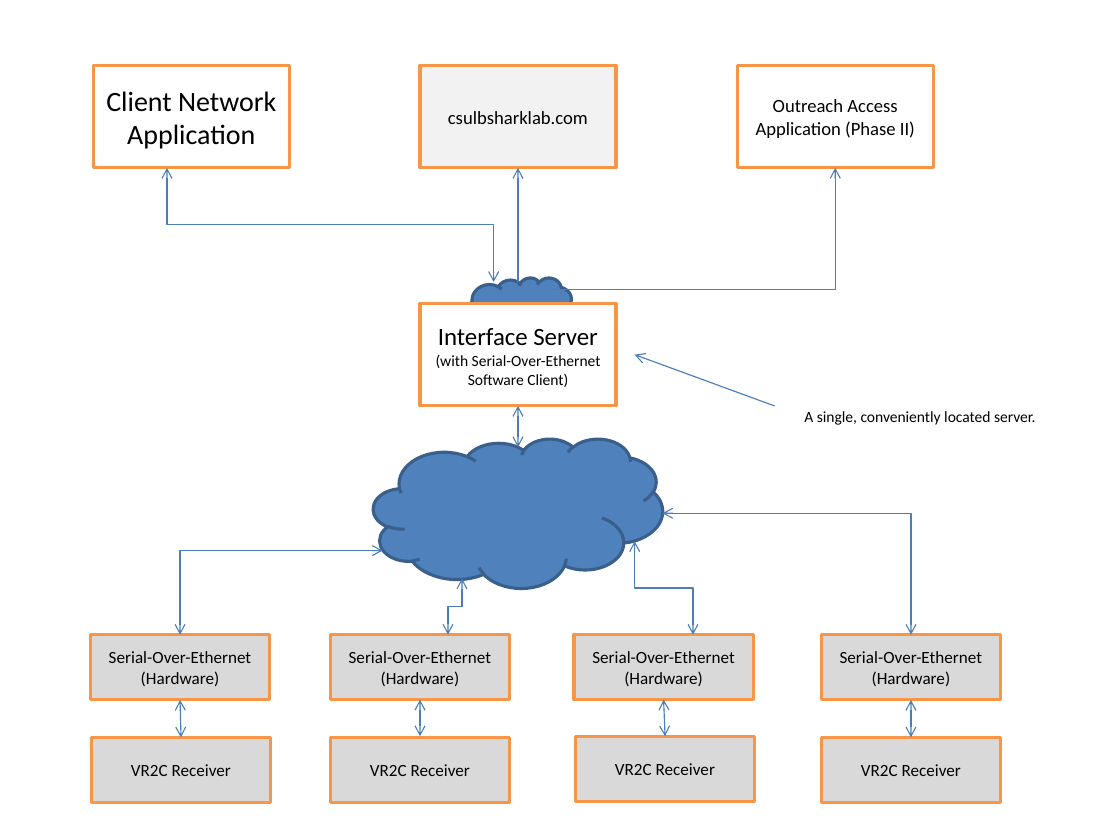
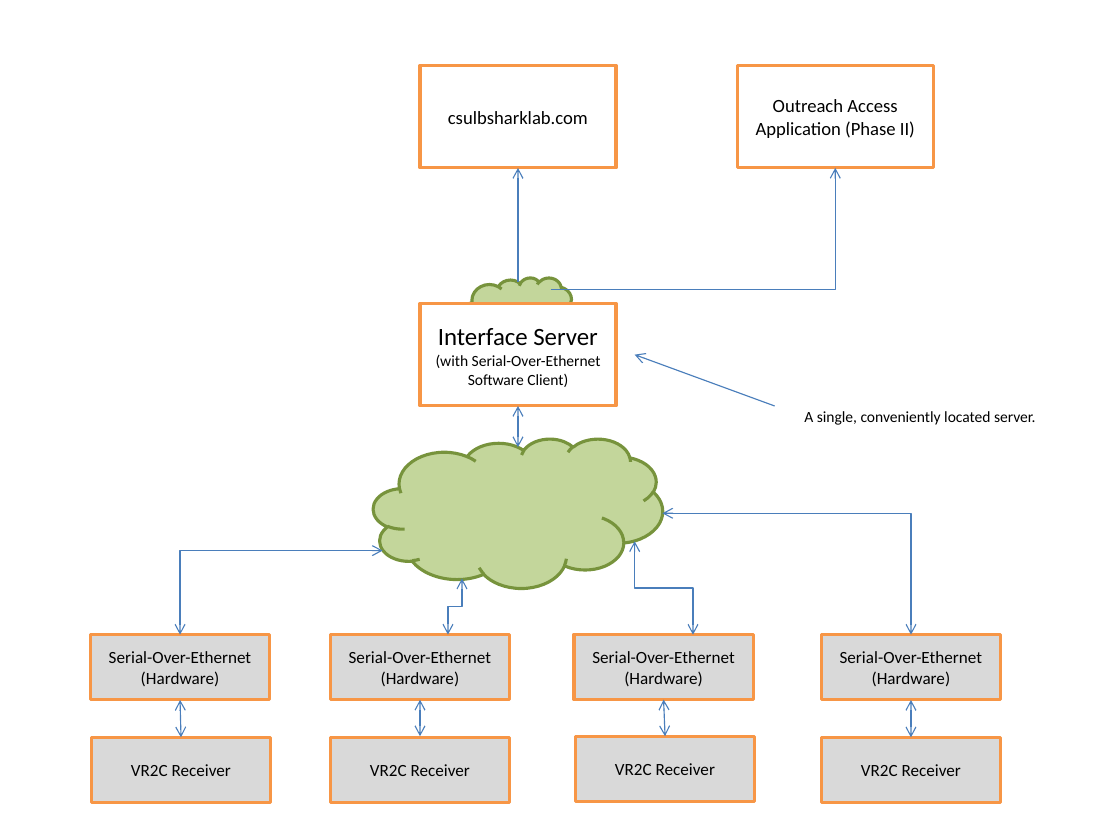
Before and after one commit to MPagel/VEMCO_App, a slide deck: slide 1 of docs/OverviewDiagram-20120925-1.pptx. Drawn at 1120x840 pixels with LibreOffice and Linux fonts; fonts in the diff are those of the drawing. Boxes give left, top, right and bottom in pixels: in the first picture for what was removed or moved away, otherwise in the second. Text is boxed around its words. In the diff, an @@ line names an element or a change of style, - is before the commit and + after.

```diff
--- a/docs/OverviewDiagram-20120925-1.pptx
+++ b/docs/OverviewDiagram-20120925-1.pptx
@@ rectangle removed at [93,65,289,168] @@
-Client Network Application
@@ elbow double arrow removed from (167, 168) to (494, 282) @@
@@ cloud at [461,278,573,353]: fill #4F81BD to #C3D69B; outline #3A5F8C 2 pt to #77933C 2 pt @@
@@ cloud at [373,439,662,588]: fill #4F81BD to #C3D69B; outline #3A5F8C 2 pt to #77933C 2 pt @@
```
Also in this commit, not shown: 5 other files.
